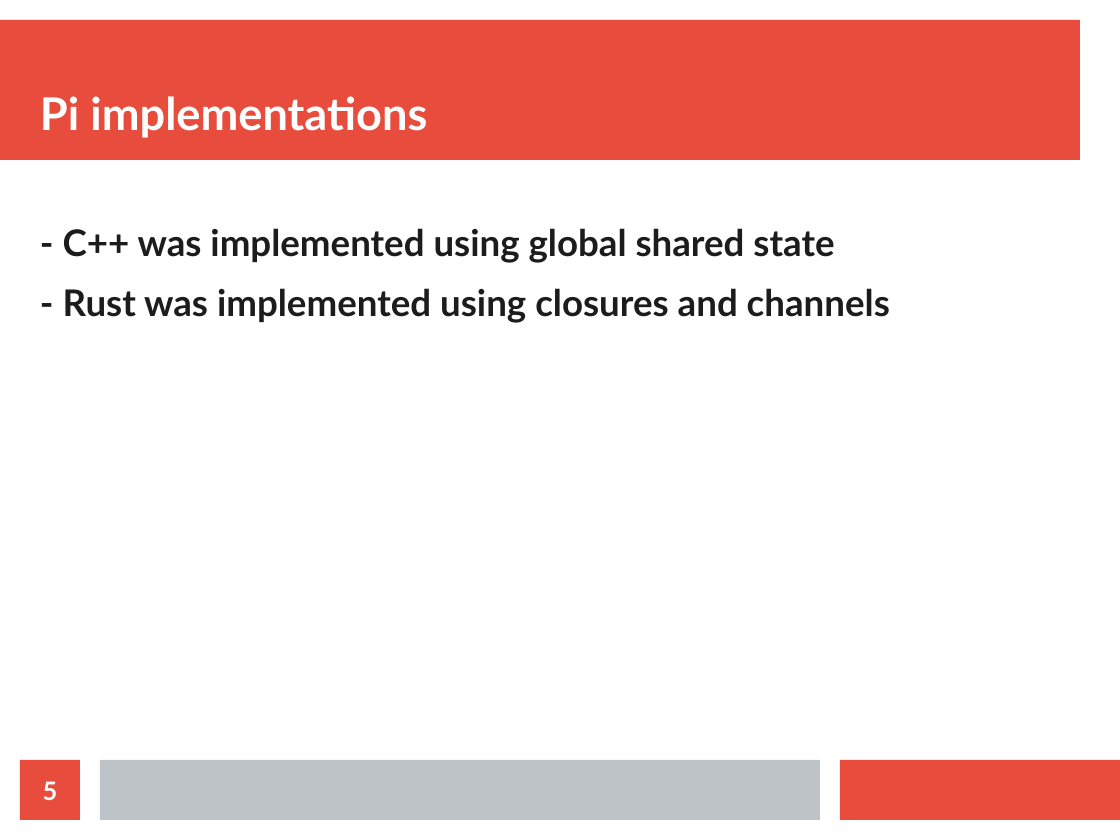
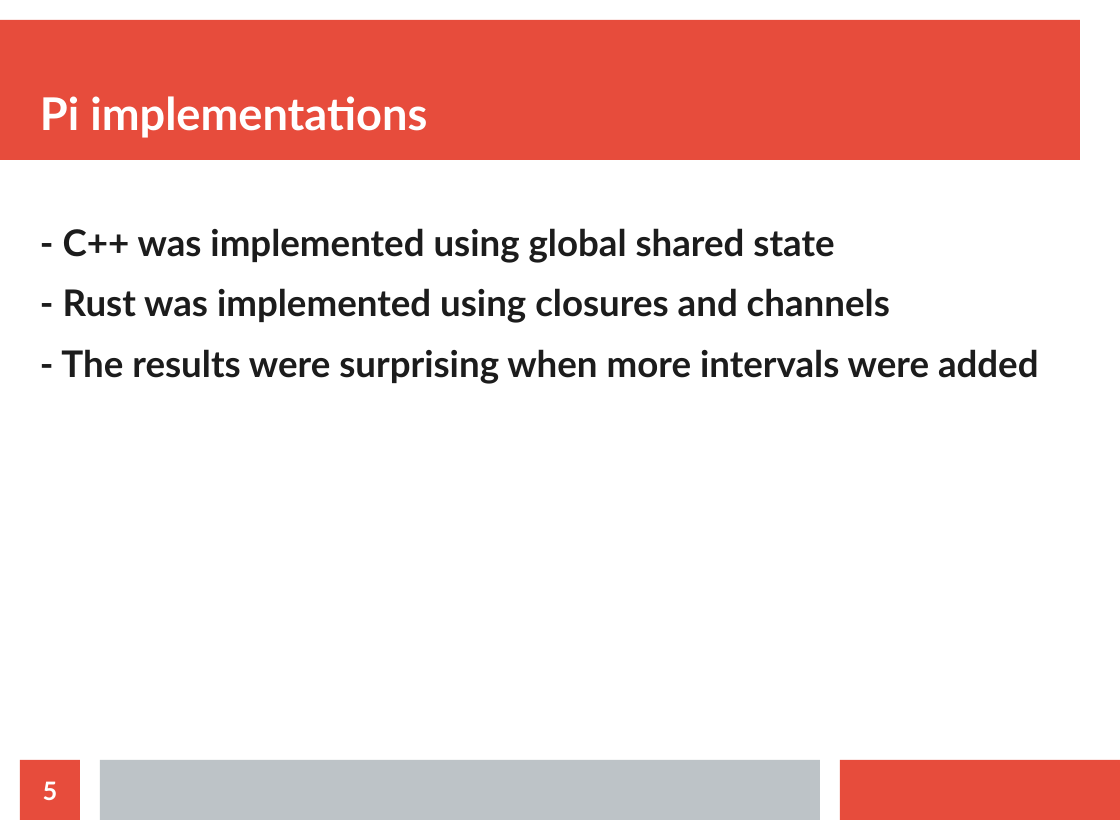
Before and after one commit to elarkham/Evaluating-Rust, a slide deck: slide 5 of doc/presentation.odp. Drawn at 1120x840 pixels with LibreOffice and Linux fonts; fonts in the diff are those of the drawing. Boxes give left, top, right and bottom in pixels: in the first picture for what was removed or moved away, otherwise in the second. Text is boxed around its words. In the diff, an @@ line names an element or a change of style, - is before the commit and + after.

Commit message:
Completed presentation

```diff
--- a/doc/presentation.odp
+++ b/doc/presentation.odp
@@ text at [61, 349, 1039, 384]: paragraph added @@
+- The results were surprising when more intervals were added
```
Also in this commit, not shown: 3 slides added, 1 slide removed.
